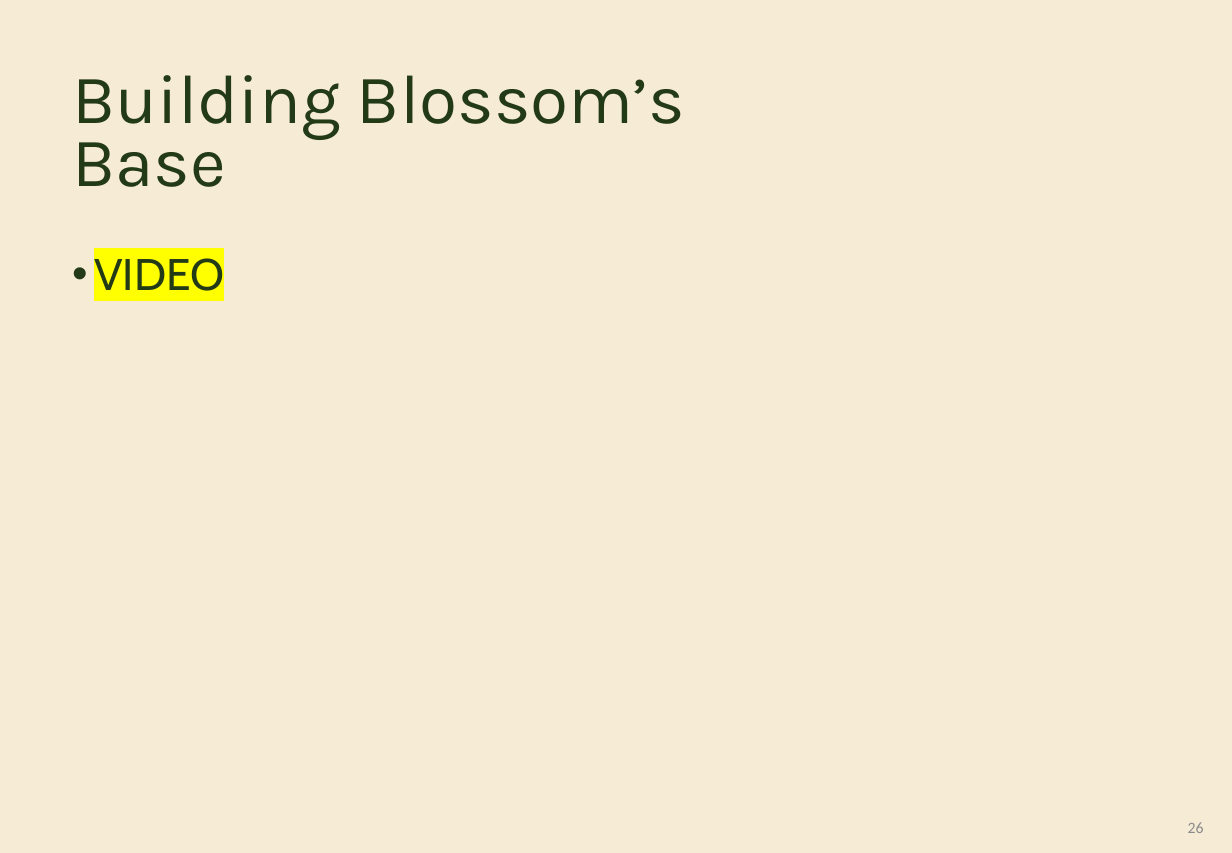
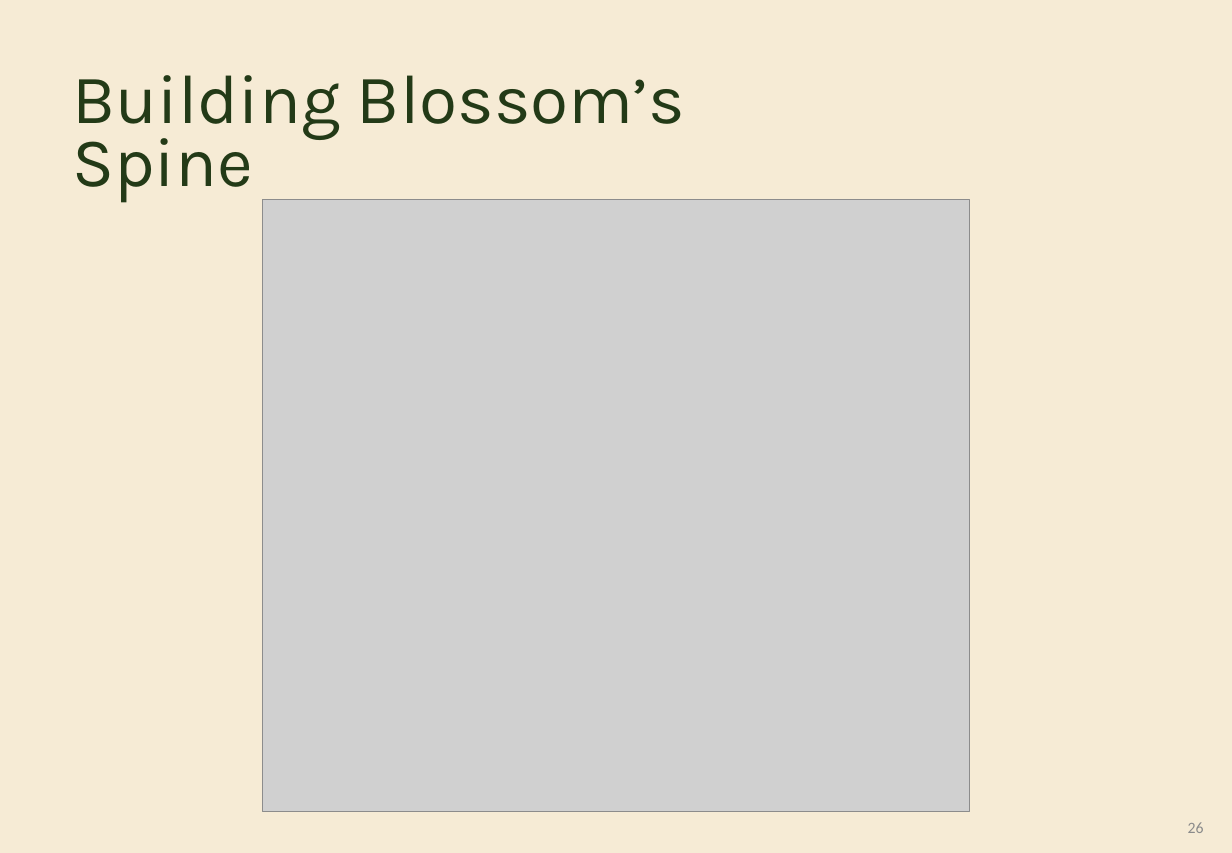
Before and after one commit to OutbackRobots/Outback-Robots-Hub, a slide deck: slide 26 of docs/assets/slides/OutbackRobots_Lesson3_Slides_CodingBlossom.pptx. Drawn at 1232x853 pixels with LibreOffice and Linux fonts; fonts in the diff are those of the drawing; grey boxes stand for pictures; background and template pictures are left out. Boxes give left, top, right and bottom in pixels: in the first picture for what was removed or moved away, otherwise in the second. Text is boxed around its words. In the diff, an @@ line names an element or a change of style, - is before the commit and + after.

```diff
--- a/docs/assets/slides/OutbackRobots_Lesson3_Slides_CodingBlossom.pptx
+++ b/docs/assets/slides/OutbackRobots_Lesson3_Slides_CodingBlossom.pptx
@@ text at (x1=72, y1=75, x2=685, y2=203): text changed @@
-Building Blossom’s Base
+Building Blossom’s Spine
@@ picture added at (x1=263, y1=199, x2=970, y2=812) @@
@@ text removed at (x1=94, y1=258, x2=224, y2=291) @@
-• VIDEO
```
Also in this commit, not shown: 1 slide added, 1 slide removed, 16 other files.
